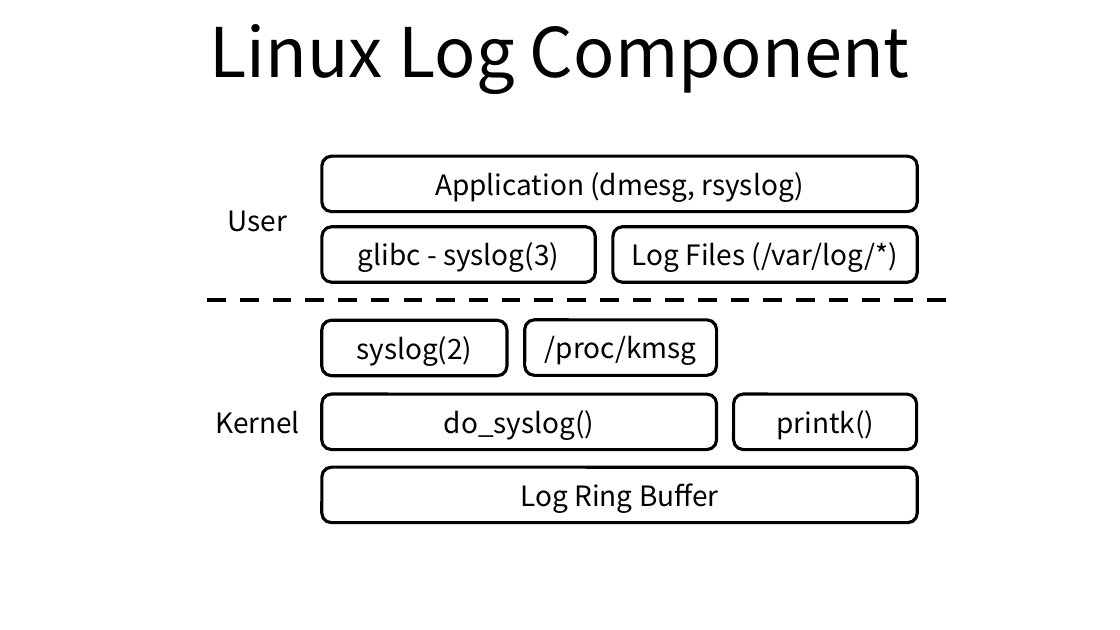
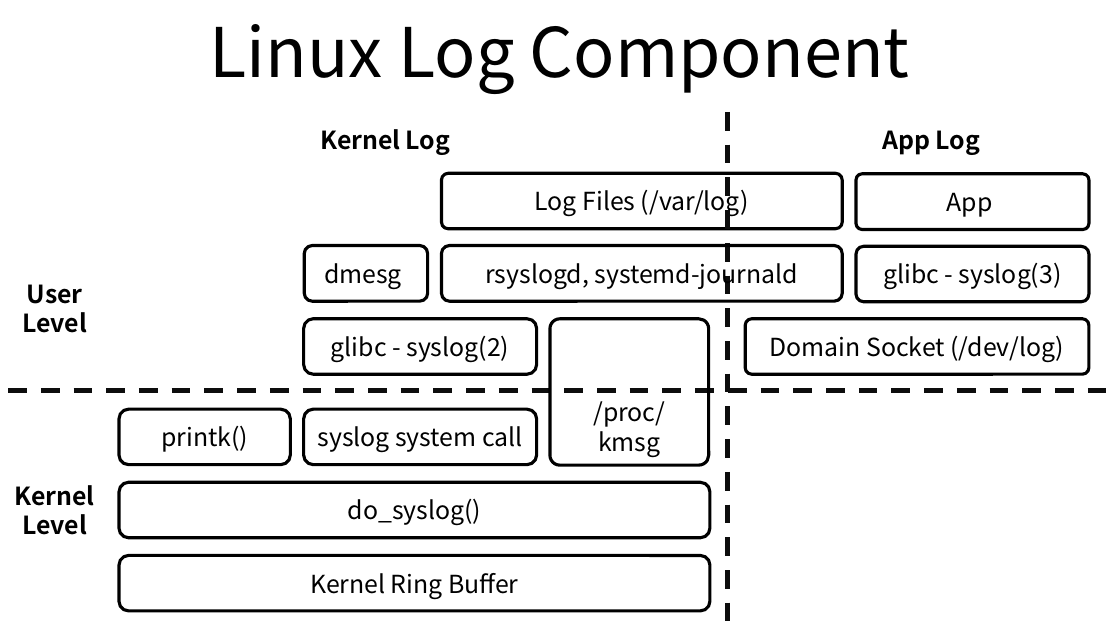
Before and after one commit to ssup2/blog-old, a slide deck: slide 1 of images/theory_analysis/Linux_Log/Linux_Log.pptx. Drawn at 1120x630 pixels with LibreOffice and Linux fonts; fonts in the diff are those of the drawing. Boxes give left, top, right and bottom in pixels: in the first picture for what was removed or moved away, otherwise in the second. Text is boxed around its words. In the diff, an @@ line names an element or a change of style, - is before the commit and + after.

Commit message:
Update Kernel Log

```diff
--- a/images/theory_analysis/Linux_Log/Linux_Log.pptx
+++ b/images/theory_analysis/Linux_Log/Linux_Log.pptx
@@ line added from (728, 112) to (728, 630), #0D0D0D 3 pt dashed @@
@@ rounded rectangle added at <box>819,112,1044,168</box>, 16 pt, text #000000, bold @@
+App Log
@@ text added at <box>320,129,450,155</box>, 16 pt, text #000000, bold @@
+Kernel Log
@@ rounded rectangle "Log Files (/var/log)": place and size @@
-rounded rectangle "Log Files (/var/log)" at <box>613,227,917,283</box>
+rounded rectangle "Log Files (/var/log)" at <box>441,174,842,230</box>
@@ rounded rectangle "Log Files (/var/log)" at <box>441,174,842,230</box>: proportions changed @@
@@ rounded rectangle added at <box>856,174,1089,230</box>, outline #000000 2 pt, 16 pt, text #000000 @@
+App
@@ text in rounded rectangle at <box>535,185,749,217</box>: text changed; size 18 to 16 pt @@
-Log Files (/var/log/*)
+Log Files (/var/log)
@@ rounded rectangle "dmesg" at <box>305,245,428,301</box>: proportions changed @@
@@ rounded rectangle "dmesg": place and size @@
-rounded rectangle "dmesg" at <box>321,157,917,213</box>
+rounded rectangle "dmesg" at <box>305,245,428,301</box>
@@ text in rounded rectangle at <box>324,263,402,289</box>: text changed; size 18 to 16 pt @@
-Application (dmesg, rsyslog)
+dmesg
@@ rounded rectangle added at <box>441,245,842,301</box>, outline #000000 2 pt, 16 pt, text #000000 @@
+rsyslogd, systemd-journald
@@ rounded rectangle added at <box>856,246,1089,302</box>, outline #000000 2 pt, 16 pt, text #000000 @@
+glibc - syslog(3)
@@ text at <box>22,284,87,333</box>: text changed; size 18 to 16 pt; bold on @@
-User
+User
+Level
@@ rounded rectangle "glibc - syslog(2)": place and size @@
-rounded rectangle "glibc - syslog(2)" at <box>321,227,595,283</box>
+rounded rectangle "glibc - syslog(2)" at <box>304,319,536,375</box>
@@ rounded rectangle removed at <box>321,320,506,376</box> @@
-syslog(2)
@@ rounded rectangle "/proc/kmsg": place and size @@
-rounded rectangle "/proc/kmsg" at <box>525,320,717,376</box>
+rounded rectangle "/proc/kmsg" at <box>550,319,709,466</box>
@@ rounded rectangle "/proc/kmsg" at <box>550,319,709,466</box>: size 18 to 16 pt; vertical alignment middle to bottom; proportions changed @@
@@ rounded rectangle added at <box>745,319,1089,375</box>, outline #000000 2 pt, 16 pt, text #000000 @@
+Domain Socket (/dev/log)
@@ text in rounded rectangle at <box>331,336,509,363</box>: text changed; size 18 to 16 pt @@
-glibc - syslog(3)
+glibc - syslog(2)
@@ line moved from (207, 300) - (948, 300) to (8, 391) - (1116, 391) @@
@@ line (8, 391) - (1116, 391): stroke #000000 3 pt dashed to #0D0D0D 3 pt dashed @@
@@ rounded rectangle "printk()" at <box>119,409,290,465</box>: size 18 to 16 pt @@
@@ rounded rectangle "printk()": place and size @@
-rounded rectangle "printk()" at <box>734,394,916,450</box>
+rounded rectangle "printk()" at <box>119,409,290,465</box>
@@ rounded rectangle added at <box>304,409,536,465</box>, outline #000000 2 pt, 16 pt, text #000000 @@
+syslog system call
@@ text at <box>15,485,95,535</box>: text changed; size 18 to 16 pt; bold on @@
-Kernel
+Kernel
+Level
@@ rounded rectangle "do_syslog()": place and size @@
-rounded rectangle "do_syslog()" at <box>321,394,716,450</box>
+rounded rectangle "do_syslog()" at <box>119,483,710,539</box>
@@ rounded rectangle "do_syslog()" at <box>119,483,710,539</box>: size 18 to 16 pt @@
@@ rounded rectangle "Kernel Ring Buffer": place and size @@
-rounded rectangle "Kernel Ring Buffer" at <box>321,467,917,523</box>
+rounded rectangle "Kernel Ring Buffer" at <box>119,556,710,612</box>
@@ text in rounded rectangle at <box>310,573,518,599</box>: text changed; size 18 to 16 pt @@
-Log Ring Buffer
+Kernel Ring Buffer
```
Also in this commit, not shown: 2 other files.
